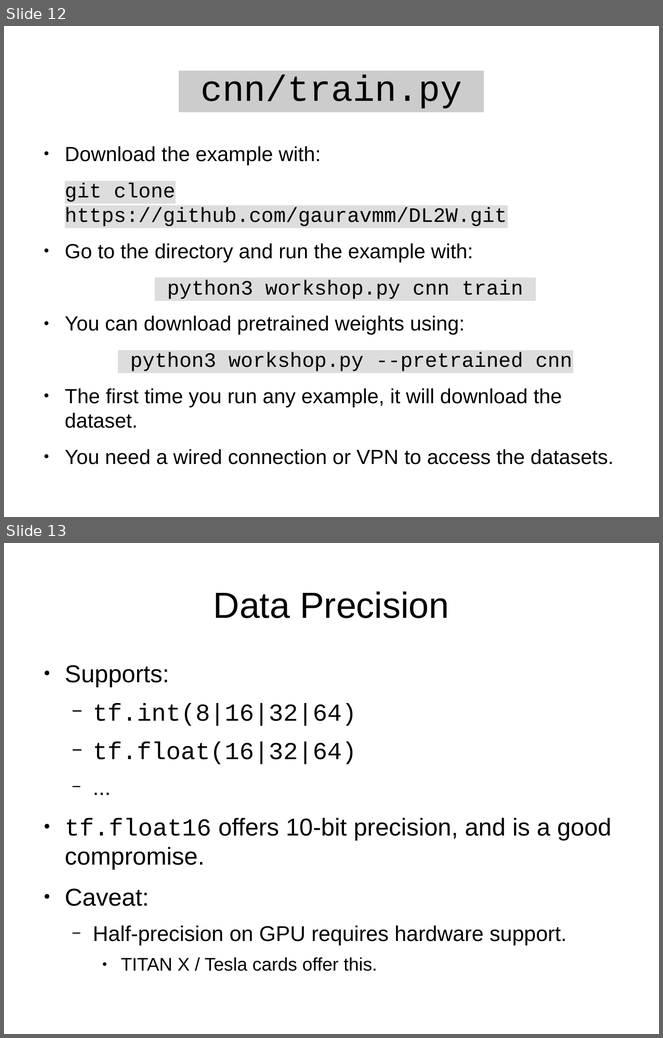
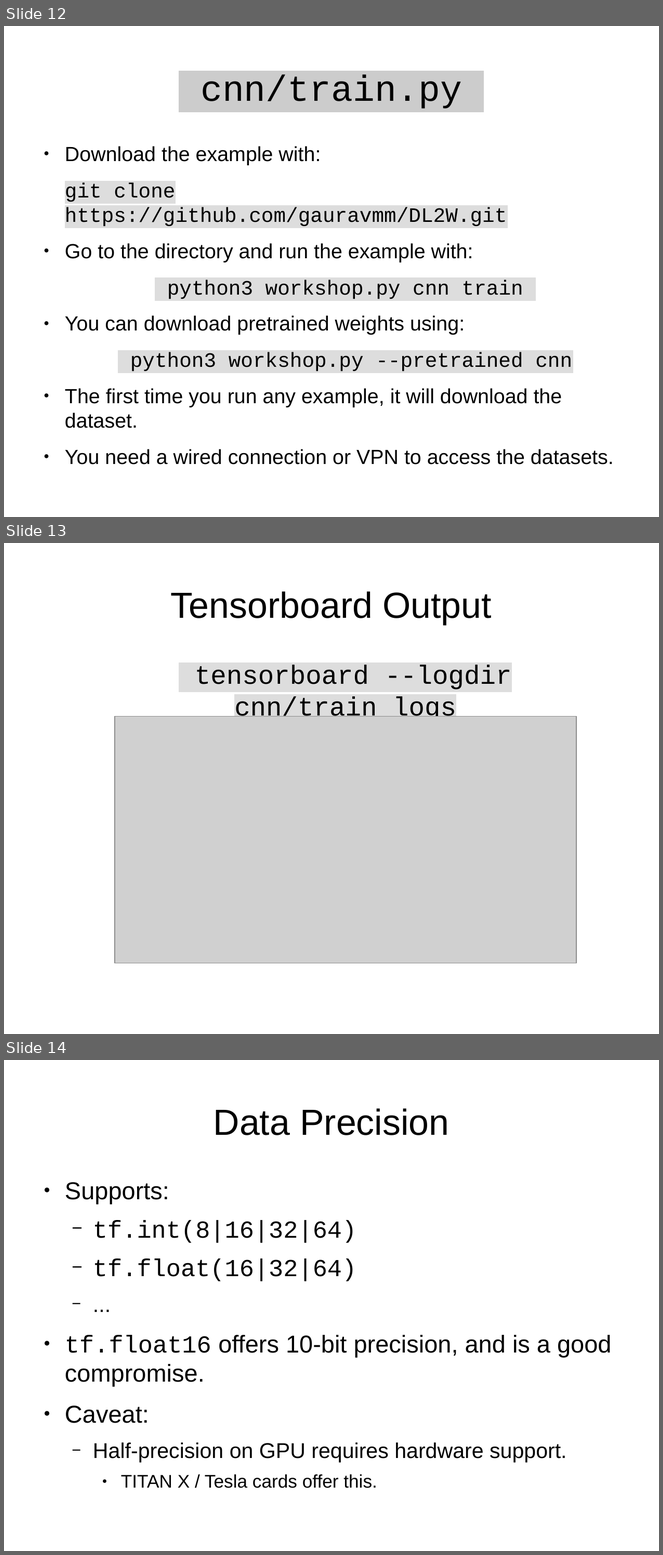
Before and after one commit to gauravmm/DL2.0-Accelerated-Introduction-to-Deep-Learning, a slide deck: intro/tf.odp. Shown one above the other, each under a label of ours: slides 12 and 13 before the commit, slides 12, 13 and 14 after it. The pictures are 663x1038 and 663x1555 pixels, drawn with LibreOffice and Linux fonts; fonts in the diff are those of the drawing; grey boxes stand for pictures. Boxes give left, top, right and bottom in pixels: in the first picture for what was removed or moved away, otherwise in the second. Text is boxed around its words. In the diff, an @@ line names an element or a change of style, - is before the commit and + after.

```diff
--- a/intro/tf.odp
+++ b/intro/tf.odp
@@ slide 13 added at (x1=4, y1=543, x2=659, y2=1034), background #FFFFFF @@
@@ title added at (x1=171, y1=591, x2=491, y2=625), 44 pt, text #000000 @@
+Tensorboard Output
@@ text added at (x1=195, y1=665, x2=512, y2=717), 32 pt, text #000000 @@
+tensorboard --logdir cnn/train_logs
@@ picture added at (x1=115, y1=717, x2=577, y2=964) @@
@@ what was slide 13 is now slide 14 @@
```
Also in this commit, not shown: 4 slides changed, 1 other slide added, 1 other file.
